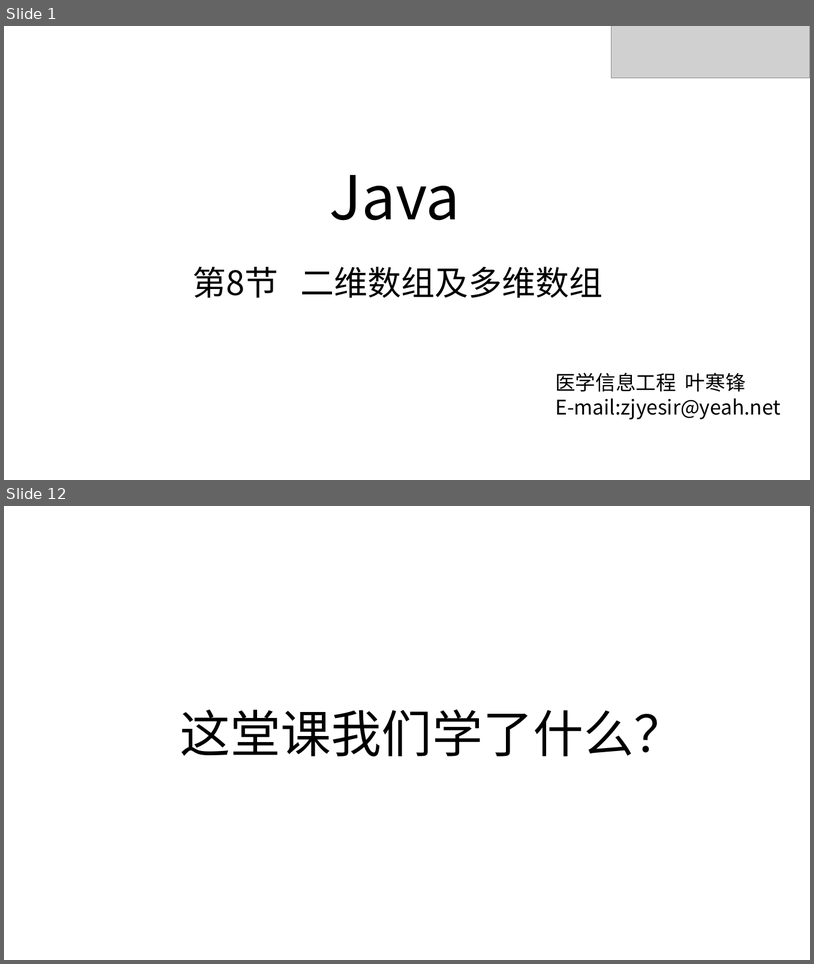
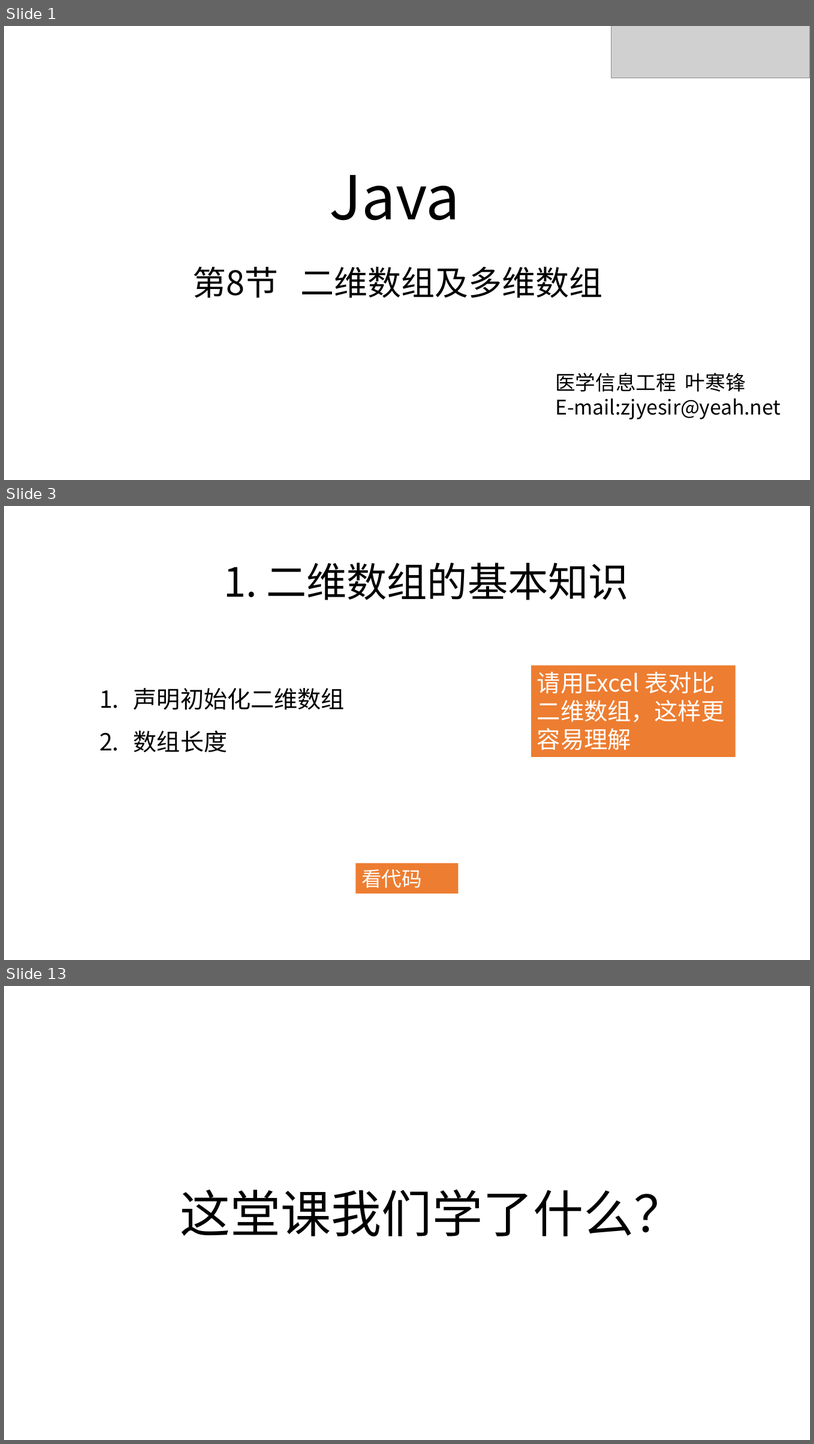
Before and after one commit to zjyesir/hmc_java_1, a slide deck: ppt/8. 二维数组.pptx. Shown one above the other, each under a label of ours: slides 1 and 12 before the commit, slides 1, 3 and 13 after it; the slides between them are not shown. The pictures are 814x964 and 814x1444 pixels, drawn with LibreOffice and Linux fonts; fonts in the diff are those of the drawing; grey boxes stand for pictures; background and template pictures are left out. Boxes give left, top, right and bottom in pixels: in the first picture for what was removed or moved away, otherwise in the second. Text is boxed around its words. In the diff, an @@ line names an element or a change of style, - is before the commit and + after.

Commit message:
二维数组 ppt完成

```diff
--- a/ppt/8. 二维数组.pptx
+++ b/ppt/8. 二维数组.pptx
@@ slide 3 added at (x1=4, y1=506, x2=810, y2=960), background picture (left out) @@
@@ text added at (x1=224, y1=562, x2=629, y2=600), 48 pt, text #000000 @@
+1. 二维数组的基本知识
@@ rectangle added at (x1=531, y1=665, x2=736, y2=756), fill #ED7D31, 28 pt, text #FFFFFF @@
+请用Excel 表对比二维数组，这样更容易理解
@@ text added at (x1=134, y1=688, x2=345, y2=752), 28 pt, text #000000 @@
+1. 声明初始化二维数组
+2. 数组长度
@@ rectangle added at (x1=356, y1=863, x2=459, y2=893), fill #ED7D31, 24 pt, text #FFFFFF @@
+看代码
@@ what was slide 12 is now slide 13 @@
```
Also in this commit, not shown: 1 slide changed, 9 other slides added, 9 slides removed, 2 other files.
